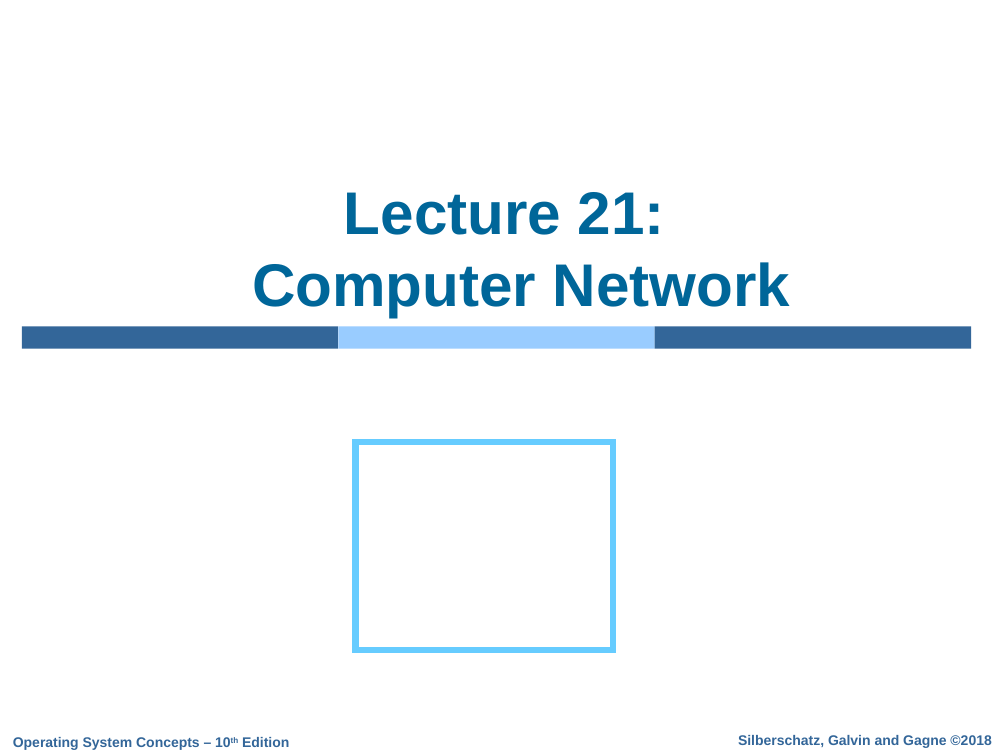
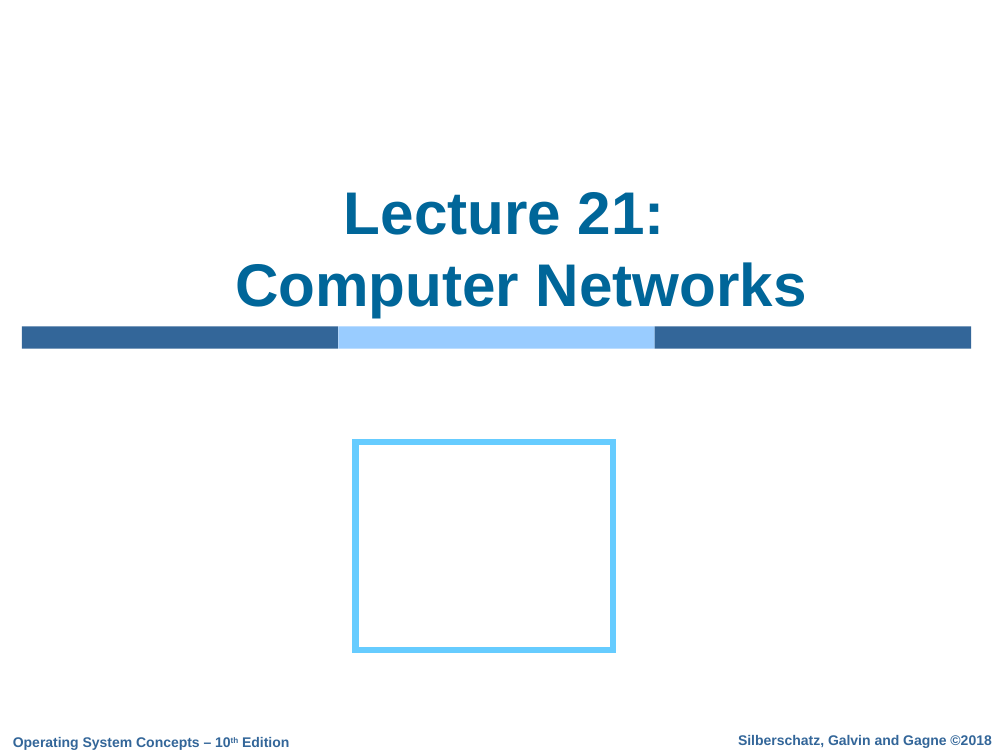
Before and after one commit to xinliulab/xinliulab.github.io, a slide deck: slide 1 of cop4610/lecture_21_network.pptx. Drawn at 1008x756 pixels with LibreOffice and Linux fonts; fonts in the diff are those of the drawing; background and template pictures are left out. Boxes give left, top, right and bottom in pixels: in the first picture for what was removed or moved away, otherwise in the second. Text is boxed around its words. In the diff, an @@ line names an element or a change of style, - is before the commit and + after.

```diff
--- a/cop4610/lecture_21_network.pptx
+++ b/cop4610/lecture_21_network.pptx
@@ title at bbox=[235, 192, 807, 317]: text changed @@
-Lecture 21:
-Computer Network
+Lecture 21:
+Computer Networks
```
Also in this commit, not shown: 1 other slide changed.
